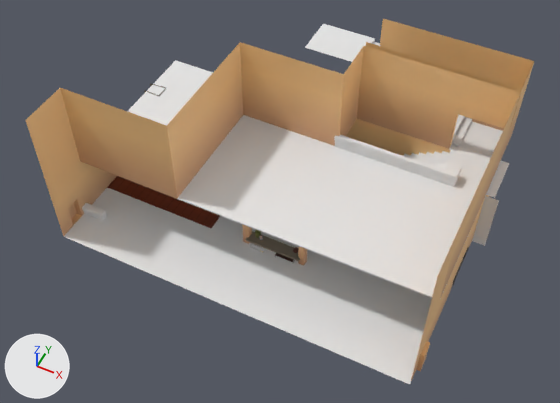
Two versions of the FBX model Project Fog/Assets/Props/Buildings/Interior/Apartmentinterior/Appartment interior.fbx, one commit apart.
The view is the same before and after, from a 50 mm lens placed at (38.2, -39.4, 63.5), pointed at (14.3, 8.3, 3.9). Lighting does not change. The marker at lower left points along +X, +Y and +Z.

The first picture shows 'Apartment', 'Stairs', 'Stairs railing', 'Table support', 'kitchen Flooring'.
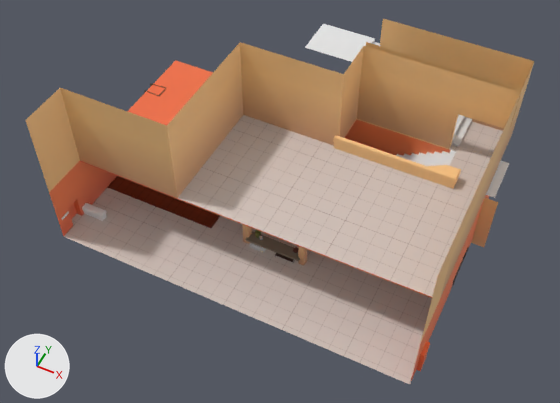
Changed parts and their boxes [x1, y1, x2, y2] in the pictures (560 x 403 px):
'Apartment', surface changed: [48, 60, 505, 384] in both
'Stairs railing', recoloured (white to beige): [333, 135, 499, 247] in both
part 1 of me_cube_001, built on: [80, 42, 484, 339] in both
part 2 of me_cube_001, surface changed (white to grey): [64, 121, 503, 384] in both
part 3 of me_cube_001, recoloured: [72, 214, 81, 225] in both
part 4 of me_cube_001, recoloured: [49, 119, 489, 384] in both
part 5 of me_cube_001, recoloured (white to orange): [154, 60, 432, 298] in both

The change, as a list of edits to the scene's bpy script:
```text
Add img_wall2_png:
    img_wall2_png = load_image('Wall2.png', 'texture/Wall2.png', 1024, 1024, 'sRGB')
Add img_flooringtiles_png:
    img_flooringtiles_png = load_image('Flooringtiles.png', 'texture/Flooringtiles.png', 1024, 1024, 'sRGB')
Change mat_flooring:
    remove mat_flooring.base_color = (0.8, 0.8, 0.8)  # white #e7e7e7
    add mat_flooring.texture = img_flooringtiles_png  # with its transparency
Add mat_wall2:
    mat_wall2 = principled_material('Wall2')
    mat_wall2.texture = img_wall2_png  # with its transparency
Change me_cube_001:
    used by ob_apartment; location = (0.0, 0.0, 0.0)
    remove me_cube_001.from_pydata(...)  # 130 vertices, 116 faces; spans x -6.8..33.5, y -2.7..26.5, z -1.0..15.7
    add me_cube_001.from_pydata(...)  # 157 vertices, 142 faces; spans x -6.8..33.5, y -2.7..26.5, z -1.0..15.7
    me_cube_001 part 1
    22 faces are deleted
    13 new vertices lie (-9.9, 0.0, 0.0) away from vertices in x 17.2, y -2.7..21.3, z -1.0..15.7
    14 new vertices lie (0.0, -10.6, 0.0) away from vertices in x -6.1..33.2, y 16.3, z -1.0..5.8
    22 new faces join them, mat_flooring (picture img_flooringtiles_png)
    22 new faces join them, mat_wall2 (picture img_wall2_png)
    4 new faces join them, mat_wall (picture img_wall_png)
    me_cube_001 part 2: 32 kept faces spanning x -6.8..33.5, y -2.7..26.5, z -1.0..5.9 get new texture (UV) coordinates
    me_cube_001 part 3: 2 faces spanning x -6.8..33.5, y -0.9..0.6, z -1.0 switch from mat_wall (picture img_wall_png) to mat_flooring (picture img_flooringtiles_png)
    me_cube_001 part 4: 25 faces spanning x -6.8..33.5, y -2.7..21.3, z -1.0..5.9 switch from mat_wall (picture img_wall_png) to mat_wall2 (picture img_wall2_png)
    me_cube_001 part 5: 4 faces spanning x -6.1..33.2, y 2.5..21.3, z 5.8..5.9 switch from mat_flooring (white #e7e7e7) to mat_wall2 (picture img_wall2_png)
Change me_cube_003:
    where me_cube_003.from_pydata(...)  # 70 vertices, 63 faces; spans x -2.6..17.4, y -0.9..0.7, z -0.7..8.2
    add me_cube_003.materials.append(mat_wall)  # picture img_wall_png
```
